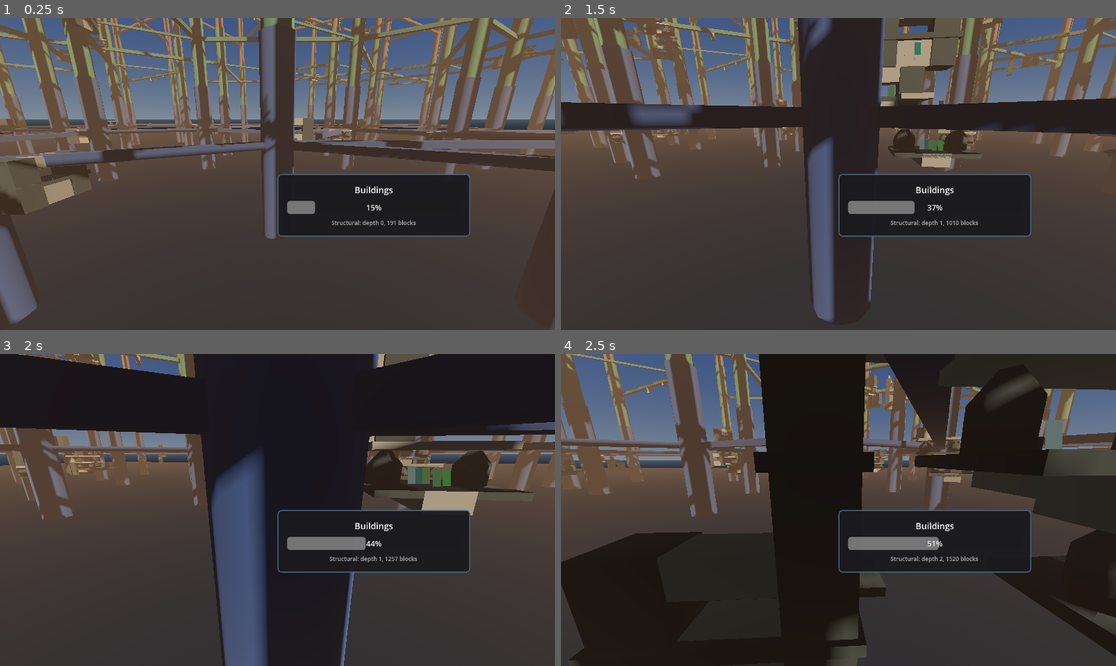
Above: before the commit, frames 1-4 (two rows, left to right).
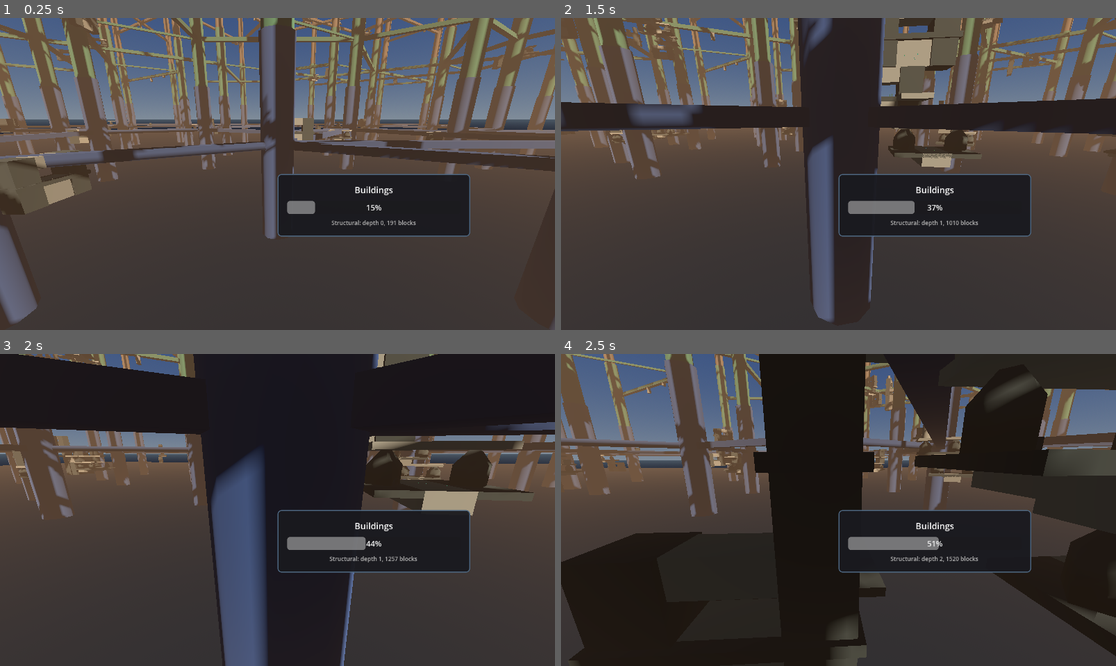
Above: after the commit, the same moments.

Repository: TaxiService/fcar
Game: Godot game, scene res://city/city_test.tscn
The game is run twice, just before and just after one commit, with the same random seed, the same clock (stepped at 60 frames per second) and the same inputs.
Inputs (mouse positions are in pixels of both pictures, inside the frame that each line leads up to):
- Up to frame 1 (0.25 s): no input
- Up to frame 2 (1.5 s): tap Enter at 0.5 s; move the mouse to (866, 174) at 0.52 s; hold W (forward) from 0.53 s (still down); tap Shift (boost) at 0.6 s; click (866, 174) at 0.67 s; tap Space (jump) at 0.77 s; move the mouse to (810, 174) at 1.27 s; tap R (confirm) at 1.35 s
- Up to frame 3 (2 s): keep holding W (forward); tap Space (jump) at 1.52 s
- Up to frame 4 (2.5 s): keep holding W (forward); move the mouse to (849, 503) at 2.02 s; tap C (crouch) at 2.1 s

Frame 1 is identical in both runs. In frame 2, 0.2% of the frame differs, in the area x 58-69%, y 7-43%; in frame 3, 0.3%, in the area x 73-82%, y 36-43%; in frame 4, 0.3%.

Commit message:
further fixed person LOD shader

Diff:
--- a/systems/Person.gd
+++ b/systems/Person.gd
@@ -17,8 +17,8 @@
 static var lod_max_height_above: float = 200.0  # Hide if this much above player
 static var lod_update_interval: float = 0.5  # Check every N seconds (stagger checks)
 static var lod_enabled: bool = true
-static var lod_pixel_distance: float = 150.0  # Switch to pixel sprite beyond this
-static var lod_pixel_distance_squared: float = 22500.0  # 150^2
+static var lod_pixel_distance: float = 350.0  # Switch to pixel sprite beyond this
+static var lod_pixel_distance_squared: float = 122500.0  # 350^2
 
 # Configuration (set by PeopleManager)
 var walk_speed_min: float = 0.8
@@ -110,7 +110,7 @@
 		return
 	_using_pixel_lod = enabled
 	set_instance_shader_parameter("pixel_lod", 1.0 if enabled else 0.0)
-	pixel_size = 0.02 if enabled else _close_pixel_size
+	pixel_size = 0.005 if enabled else _close_pixel_size
 
 
 func wants_ride() -> bool:
@@ -567,7 +567,8 @@
 	# LOD - randomize offset to distribute checks across frames
 	lod_timer = 0.0
 	lod_check_offset = randf() * lod_update_interval
-	_using_pixel_lod = false
+	_using_pixel_lod = true  # Force set_pixel_lod_mode to apply
+	set_pixel_lod_mode(false)
 
 	# Visual
 	visible = true
